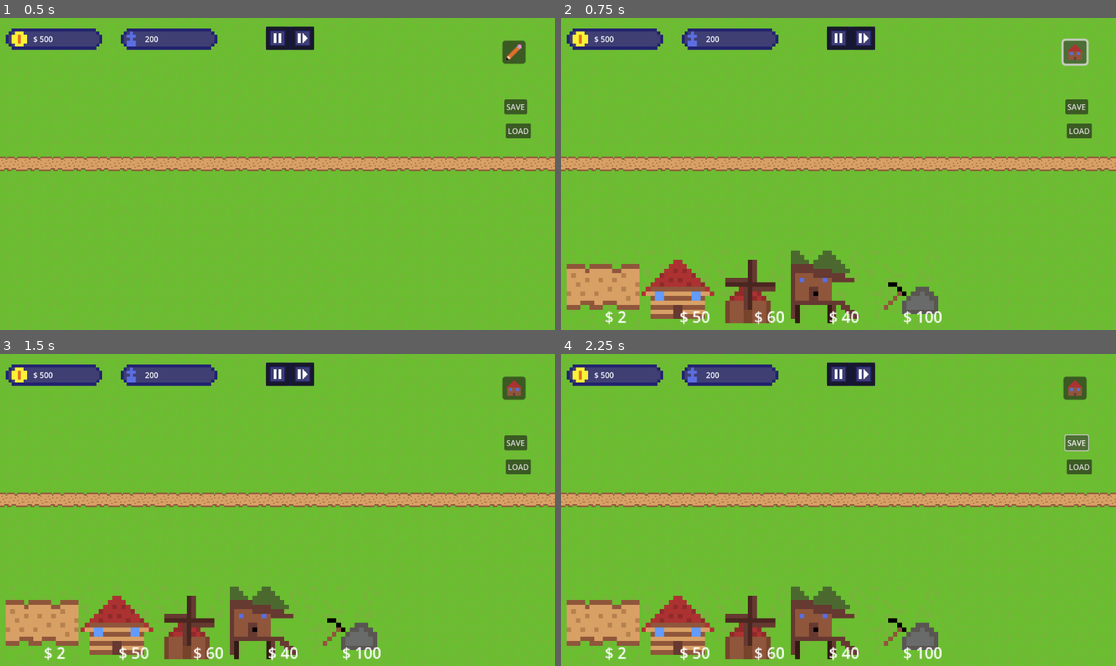
Above: before the commit, frames 1-4 (two rows, left to right).
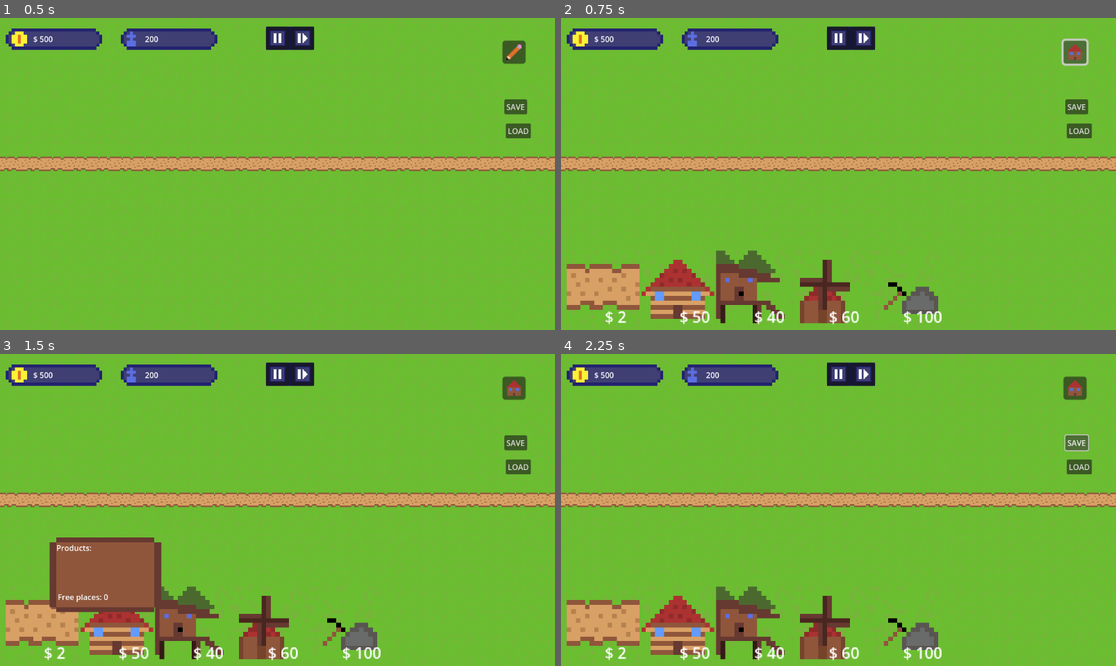
Above: after the commit, the same moments.

Repository: Dev-Karol1111/village
Game: Godot game, scene res://scenes/map.tscn
The game is run twice, just before and just after one commit, with the same random seed, the same clock (stepped at 60 frames per second) and the same inputs.
Inputs (mouse positions are in pixels of both pictures, inside the frame that each line leads up to):
- Up to frame 1 (0.5 s): no input
- Up to frame 2 (0.75 s): click (1077, 52) at 0.5 s
- Up to frame 3 (1.5 s): click (44, 622) at 1.27 s
- Up to frame 4 (2.25 s): click "SAVE" at 2 s

Frame 1 is identical in both runs. In frame 2, 4.2% of the frame differs, in the area x 27-54%, y 74-98%; in frame 3, 8.9%, in the area x 8-54%, y 58-98%; in frame 4, 4.2%.

Commit message:
Update building

Diff:
--- a/Builds/buildsList.tres
+++ b/Builds/buildsList.tres
@@ -12,5 +12,5 @@
 [resource]
 script = ExtResource("4_tqkvp")
 transport = Array[ExtResource("1_bkfmt")]([ExtResource("2_jj75n")])
-builds = Array[ExtResource("1_bkfmt")]([ExtResource("3_o5stl")])
-bettings = Array[ExtResource("1_o5stl")]([ExtResource("4_jj75n"), ExtResource("3_tqkvp"), ExtResource("4_scyvr")])
+build = Array[ExtResource("1_bkfmt")]([ExtResource("3_o5stl")])
+betting = Array[ExtResource("1_o5stl")]([ExtResource("3_tqkvp"), ExtResource("4_jj75n"), ExtResource("4_scyvr")])
--- a/Builds/house.tres
+++ b/Builds/house.tres
@@ -1,7 +1,10 @@
-[gd_resource type="Resource" script_class="BuildsBase" load_steps=4 format=3 uid="uid://dik053hq0ols3"]
+[gd_resource type="Resource" script_class="BuildsBase" load_steps=7 format=3 uid="uid://dik053hq0ols3"]
 
 [ext_resource type="Texture2D" uid="uid://bd0o121am4iuj" path="res://assets/titleset.png" id="1_khuho"]
+[ext_resource type="Script" uid="uid://bam7get7v1om5" path="res://scripts/product_base.gd" id="2_13vpj"]
 [ext_resource type="Script" uid="uid://cmhbmbcpdtriw" path="res://scripts/builds_base.gd" id="2_q8ves"]
+[ext_resource type="Resource" uid="uid://i3qpu4f8b68a" path="res://resources/products/wood.tres" id="3_36o3r"]
+[ext_resource type="Resource" uid="uid://vgb81ew8dnxx" path="res://resources/products/stone.tres" id="4_8i6jo"]
 
 [sub_resource type="AtlasTexture" id="AtlasTexture_13vpj"]
 atlas = ExtResource("1_khuho")
@@ -13,5 +16,10 @@
 game_texture_tileset_x = 2
 edit_texture = SubResource("AtlasTexture_13vpj")
 price = 50
-type = "builds"
+products_need_to_build = Dictionary[ExtResource("2_13vpj"), int]({
+ExtResource("3_36o3r"): 10,
+ExtResource("4_8i6jo"): 5
+})
+free_places = 3
+type = "build"
 metadata/_custom_type_script = "uid://cmhbmbcpdtriw"
--- a/Builds/lumberjack.tres
+++ b/Builds/lumberjack.tres
@@ -20,5 +20,9 @@
 game_texture_tileset_y = 1
 edit_texture = SubResource("AtlasTexture_xaw56")
 price = 40
-type = "bettings"
+products_need_to_build = Dictionary[ExtResource("2_bwo3i"), int]({
+ExtResource("4_i3ua7"): 5
+})
+free_places = 1
+type = "betting"
 metadata/_custom_type_script = "uid://cp850ln8fgsvp"
--- a/Builds/mill.tres
+++ b/Builds/mill.tres
@@ -1,9 +1,11 @@
-[gd_resource type="Resource" script_class="BettingBase" load_steps=6 format=3 uid="uid://mi7726j4eid3"]
+[gd_resource type="Resource" script_class="BettingBase" load_steps=8 format=3 uid="uid://mi7726j4eid3"]
 
 [ext_resource type="Texture2D" uid="uid://bd0o121am4iuj" path="res://assets/titleset.png" id="1_c3x0t"]
 [ext_resource type="Script" uid="uid://bam7get7v1om5" path="res://scripts/product_base.gd" id="2_3k1jn"]
 [ext_resource type="Script" uid="uid://cp850ln8fgsvp" path="res://scripts/betting_base.gd" id="2_c3x0t"]
 [ext_resource type="Resource" uid="uid://bv6dq1wsyjiv5" path="res://resources/products/flour.tres" id="3_70jsb"]
+[ext_resource type="Resource" uid="uid://i3qpu4f8b68a" path="res://resources/products/wood.tres" id="4_g5vrv"]
+[ext_resource type="Resource" uid="uid://vgb81ew8dnxx" path="res://resources/products/stone.tres" id="5_4qj0a"]
 
 [sub_resource type="AtlasTexture" id="AtlasTexture_3k1jn"]
 atlas = ExtResource("1_c3x0t")
@@ -23,5 +25,9 @@
 game_texture_tileset_x = 3
 edit_texture = SubResource("AtlasTexture_3k1jn")
 price = 60
-type = "bettings"
+products_need_to_build = Dictionary[ExtResource("2_3k1jn"), int]({
+ExtResource("4_g5vrv"): 2,
+ExtResource("5_4qj0a"): 2
+})
+type = "betting"
 metadata/_custom_type_script = "uid://cp850ln8fgsvp"
--- a/Builds/mine.tres
+++ b/Builds/mine.tres
@@ -1,9 +1,10 @@
-[gd_resource type="Resource" script_class="BettingBase" load_steps=6 format=3 uid="uid://b477cup162klk"]
+[gd_resource type="Resource" script_class="BettingBase" load_steps=7 format=3 uid="uid://b477cup162klk"]
 
 [ext_resource type="Texture2D" uid="uid://bd0o121am4iuj" path="res://assets/titleset.png" id="1_btysg"]
 [ext_resource type="Script" uid="uid://bam7get7v1om5" path="res://scripts/product_base.gd" id="2_c843u"]
 [ext_resource type="Script" uid="uid://cp850ln8fgsvp" path="res://scripts/betting_base.gd" id="3_6tjtf"]
 [ext_resource type="Resource" uid="uid://vgb81ew8dnxx" path="res://resources/products/stone.tres" id="3_c843u"]
+[ext_resource type="Resource" uid="uid://i3qpu4f8b68a" path="res://resources/products/wood.tres" id="4_6tjtf"]
 
 [sub_resource type="AtlasTexture" id="AtlasTexture_bc7so"]
 atlas = ExtResource("1_btysg")
@@ -21,5 +22,10 @@
 game_texture_tileset_y = 1
 edit_texture = SubResource("AtlasTexture_bc7so")
 price = 100
-type = "bettings"
+products_need_to_build = Dictionary[ExtResource("2_c843u"), int]({
+ExtResource("4_6tjtf"): 3,
+ExtResource("3_c843u"): 5
+})
+free_places = 1
+type = "betting"
 metadata/_custom_type_script = "uid://cp850ln8fgsvp"
--- a/Builds/road.tres
+++ b/Builds/road.tres
@@ -1,6 +1,7 @@
-[gd_resource type="Resource" script_class="BuildsBase" load_steps=4 format=3 uid="uid://4luwep32h1de"]
+[gd_resource type="Resource" script_class="BuildsBase" load_steps=5 format=3 uid="uid://4luwep32h1de"]
 
 [ext_resource type="Texture2D" uid="uid://bd0o121am4iuj" path="res://assets/titleset.png" id="1_nkwov"]
+[ext_resource type="Script" uid="uid://bam7get7v1om5" path="res://scripts/product_base.gd" id="2_fr20p"]
 [ext_resource type="Script" uid="uid://cmhbmbcpdtriw" path="res://scripts/builds_base.gd" id="2_ps3xv"]
 
 [sub_resource type="AtlasTexture" id="AtlasTexture_nkwov"]
--- a/scenes/ui/build_chose.tscn
+++ b/scenes/ui/build_chose.tscn
@@ -1,6 +1,11 @@
-[gd_scene load_steps=2 format=3 uid="uid://lysfh4571l4u"]
+[gd_scene load_steps=4 format=3 uid="uid://lysfh4571l4u"]
 
 [ext_resource type="Script" uid="uid://b8c3awv1frdms" path="res://scripts/ui/build_chose.gd" id="1_ge4it"]
+[ext_resource type="Texture2D" uid="uid://xyqd6jdeq2tg" path="res://assets/ui/ui-tileset.png" id="2_xafks"]
+
+[sub_resource type="AtlasTexture" id="AtlasTexture_2302f"]
+atlas = ExtResource("2_xafks")
+region = Rect2(0, 16, 16, 16)
 
 [node name="Build_chose" type="TextureRect"]
 offset_right = 40.0
@@ -28,5 +33,44 @@
 grow_vertical = 0
 scale = Vector2(2, 2)
 
+[node name="info" type="TextureRect" parent="."]
+layout_mode = 1
+anchors_preset = -1
+anchor_left = 0.6
+anchor_top = 0.35000002
+anchor_right = 0.6
+anchor_bottom = 0.35000002
+offset_top = -155.0
+offset_right = 232.0
+texture = SubResource("AtlasTexture_2302f")
+
+[node name="products" type="Label" parent="info"]
+layout_mode = 1
+anchors_preset = -1
+anchor_left = 0.062000003
+anchor_top = 0.063
+anchor_right = 0.062000003
+anchor_bottom = 0.063
+offset_left = 0.03999996
+offset_top = 0.030999899
+offset_right = 69.04
+offset_bottom = 23.031
+text = "Products:"
+
+[node name="free_places" type="Label" parent="info"]
+layout_mode = 1
+anchors_preset = -1
+anchor_left = 0.075
+anchor_top = 0.72300005
+anchor_right = 0.075
+anchor_bottom = 0.72300005
+offset_left = 0.024999619
+offset_top = -0.037002563
+offset_right = 40.025
+offset_bottom = 22.962997
+text = "Free places: "
+
 [connection signal="resized" from="." to="." method="_on_resized"]
+[connection signal="mouse_entered" from="TextureButton" to="." method="_on_texture_button_mouse_entered"]
+[connection signal="mouse_exited" from="TextureButton" to="." method="_on_texture_button_mouse_exited"]
 [connection signal="pressed" from="TextureButton" to="." method="_on_texture_button_pressed"]
--- a/scripts/ItemList.gd
+++ b/scripts/ItemList.gd
@@ -3,5 +3,5 @@
 class_name BuildsList
 
 @export var transport : Array[BuildsBase]
-@export var builds : Array[BuildsBase]
-@export var bettings : Array[BettingBase]
+@export var build : Array[BuildsBase]
+@export var betting : Array[BettingBase]
--- a/scripts/autoload/managment.gd
+++ b/scripts/autoload/managment.gd
@@ -12,9 +12,12 @@
 
 var speed_time := 1
 
+var free_places : Dictionary[BuildsBase, int]
+
 @onready var running := true
 
 func _ready() -> void:
+	init()
 	production_loop()
 
 func production_loop() -> void:
@@ -39,3 +42,9 @@
 			await get_tree().create_timer(speed_time).timeout
 		else:
 			await get_tree().process_frame
+
+func init():
+	var build_list = load("res://Builds/buildsList.tres")
+	for bett in build_list.betting:
+		if bett.free_places > 0:
+			free_places.set(bett, bett.free_places)
--- a/scripts/builds_base.gd
+++ b/scripts/builds_base.gd
@@ -8,4 +8,6 @@
 @export var game_texture_tileset_y : int
 @export var edit_texture : Texture2D
 @export var price : int = 0
-@export_enum("transport", "builds" ,"bettings") var type = "Chose type"
+@export var products_need_to_build : Dictionary[ProductBase, int] = {}
+@export var free_places : int = 0
+@export_enum("transport", "build" ,"betting") var type := "Chose type"
--- a/scripts/map.gd
+++ b/scripts/map.gd
@@ -3,10 +3,12 @@
 @onready var tilemap_layer: TileMapLayer = $TileMapLayer
 @onready var ui_opened_node : Node = $Mode/opened
 
-var block : Array = [Vector2i(1,0), 0, 0, 0, "transport"] # title cord, source, price, index, list
+var block = ["transport", 0] # title cord, source, price, index, list | new - list, index
+var block_data : BuildsBase
 
 func _unhandled_input(event: InputEvent) -> void:
 	if event is InputEventMouseButton and event.pressed:
+		block_data = load("res://Builds/buildsList.tres").get(block[0])[block[1]]
 		var mouse_pos = get_global_mouse_position()
 		var local_pos = tilemap_layer.to_local(mouse_pos)
 		var tile_coords = Vector2i(int(floor(local_pos.x / 16)), int(floor(local_pos.y / 16)))
@@ -22,7 +24,7 @@
 		_open_build_ui(tile_coords)
 		return
 
-	if not _can_afford(block[2]):
+	if not _can_afford():
 		return
 
 	if not _can_place_block(tile_coords):
@@ -50,25 +52,45 @@
 			ui_opened_node.add_child(ui)
 			return
 
-func _can_afford(cost: int) -> bool:
-	return Managment.moneys - cost >= 0
+func _can_afford() -> bool:
+	if block_data in Managment.free_places:
+		return true
+	for product in block_data.products_need_to_build.keys():
+		var value
+		if Managment.products.get(product.name):
+			value = Managment.products.get(product.name)
+		else:
+			value = 0
+		if block_data.products_need_to_build[product] <= value:
+			pass
+		else:
+			return false
+	return true
+	#return Managment.moneys - cost >= 0
 
 func _can_place_block(tile_coords: Vector2i) -> bool:
 	var cell = tilemap_layer.get_cell_atlas_coords(tile_coords)
-	return not (cell == block[0] or cell != Vector2i(0,0))
+	return not (cell == Vector2i(block_data.game_texture_tileset_x, block_data.game_texture_tileset_y) or cell != Vector2i(0,0))
 
 func _place_block(tile_coords: Vector2i) -> void:
-	if block[4] == "bettings":
-		Managment.betting.append(load("res://Builds/buildsList.tres").bettings[block[3]])
+	if block_data.type == "betting":
+		Managment.betting.append(block_data)
 
-	if block[0] == Vector2i(1,0): # droga
+	if Vector2i(block_data.game_texture_tileset_x, block_data.game_texture_tileset_y) == Vector2i(1,0): # droga
 		var data = check_road(tile_coords.x, tile_coords.y)
-		tilemap_layer.set_cell(tile_coords, block[1], data[0], data[1])
+		tilemap_layer.set_cell(tile_coords, 0, data[0], data[1]) #0 - source
 		_update_roads_around(tile_coords)
 	else:
-		tilemap_layer.set_cell(tile_coords, block[1], block[0])
+		tilemap_layer.set_cell(tile_coords, 0, Vector2i(block_data.game_texture_tileset_x, block_data.game_texture_tileset_y)) #0 - source
 
-	Managment.moneys -= block[2]
+	#Managment.moneys -= block_data.price
+	if block_data in Managment.free_places:
+		Managment.free_places[block_data] -= 1
+		if Managment.free_places[block_data] <= 0:
+			Managment.free_places.erase(block_data)
+	else:
+		for product in block_data.products_need_to_build.keys():
+			Managment.products[product.name] -= block_data.products_need_to_build[product]
 	Signals.data_changed_ui.emit()
 
 func _remove_block(tile_coords: Vector2i) -> void:
@@ -78,7 +100,7 @@
 			Managment.betting.erase(bett)
 			break
 	tilemap_layer.set_cell(tile_coords, 0, Vector2i(0,0))
-	if block[0] == Vector2i(1,0):
+	if Vector2i(block_data.game_texture_tileset_x, block_data.game_texture_tileset_y) == Vector2i(1,0):
 		_update_roads_around(tile_coords)
 
 func _update_roads_around(tile_coords: Vector2i) -> void:
@@ -141,14 +163,14 @@
 		new_block = Vector2i(0,3)
 		radio = degrees[270]
 	elif block_map[0] or block_map[2]:
-		new_block = block[0]
+		new_block = Vector2i(block_data.game_texture_tileset_x, block_data.game_texture_tileset_y)
 		radio = degrees[90]
 	else:
-		new_block = block[0]
+		new_block = Vector2i(block_data.game_texture_tileset_x, block_data.game_texture_tileset_y)
 		radio = 0
 
 	if !second:
 		return [new_block, radio]
 	else:
 		if (tilemap_layer.get_cell_atlas_coords(pos) in blocks):
-			tilemap_layer.set_cell(Vector2i(x,y), block[1] , new_block, radio)
+			tilemap_layer.set_cell(Vector2i(x,y), 0 , new_block, radio) #0 - source
--- a/scripts/save_managment.gd
+++ b/scripts/save_managment.gd
@@ -26,8 +26,11 @@
 			Managment.betting.clear()
 			print(info["bettings_builds"])
 			for build_data in info["bettings_builds"]:
-				Managment.betting.append(load("res://Builds/buildsList.tres").bettings[int(build_data[1])])
-
+				Managment.betting.append(load("res://Builds/buildsList.tres").betting[int(build_data[1])])
+		if info.has("free_places"):
+			Managment.free_places.clear()
+			for free_place in info["free_places"].keys():
+				Managment.free_places.set(load("res://Builds/buildsList.tres").betting[int(free_place[1])], info["free_places"][free_place])
 	Signals.data_changed_ui.emit()
 
 func save(tilemap: TileMapLayer):
@@ -43,10 +46,14 @@
 				   "money": Managment.moneys,
 				   "people": Managment.people,
 				   "bettings_builds": [],
+	               "free_places" : [],
 			   }
 
 	for b in Managment.betting:
 		info["bettings_builds"].append(b.get_data())
 
+	for f in Managment.free_places:
+		info["free_places"].append(f.get_data())
+
 	file.store_string(JSON.stringify(info))
 	file.close()
--- a/scripts/ui/build_chose.gd
+++ b/scripts/ui/build_chose.gd
@@ -6,18 +6,39 @@
 @onready var price_label : Label = $Label
 @onready var button : TextureButton = $TextureButton
 
+@onready var info_box : TextureRect = $info
+@onready var products_label : Label = $"info/products"
+@onready var free_places_label : Label = $"info/free_places"
 # Called when the node enters the scene tree for the first time.
 func _ready() -> void:
 	texture = data.edit_texture
 	price_label.text = "$ %s" % data.price
+	info_box.visible = false
+	update_data()
+	Signals.data_changed_build_info.connect(update_data)
 
 # Called every frame. 'delta' is the elapsed time since the previous frame.
 func _process(_delta: float) -> void:
 	pass
 
+func update_data():
+	var products_text := "Products: \n"
+	for need_product in data.products_need_to_build.keys():
+		var value
+		if Managment.products.has(need_product.name):
+			value = Managment.products[need_product.name]
+		else:
+			value = 0
+		products_text += " * %s %s/%s \n" % [need_product.name, value, data.products_need_to_build[need_product]]
+
+	products_label.text = products_text
+	if Managment.free_places.has(data):
+		free_places_label.text = "Free places: %s" % Managment.free_places[data]
+	else:
+		free_places_label.text = "Free places: 0"
 
 func _on_texture_button_pressed() -> void:
-	edit_menu.set_block(data.game_texture_tileset_x, data.game_texture_tileset_y, 0 ,data.price, load("res://Builds/buildsList.tres").get(data.type).find(data), data.type)
+	edit_menu.set_block(data)
 
 
 func _on_resized() -> void:
@@ -25,3 +46,11 @@
 		var aspect = float(texture.get_width()) / texture.get_height()
 		custom_minimum_size = Vector2(size.y * aspect, size.y)
 		button.custom_minimum_size = custom_minimum_size
+
+
+func _on_texture_button_mouse_entered() -> void:
+	info_box.visible = true
+
+
+func _on_texture_button_mouse_exited() -> void:
+	info_box.visible = false
--- a/scripts/ui/edit.gd
+++ b/scripts/ui/edit.gd
@@ -8,8 +8,8 @@
 
 var map : Node
 
-func set_block(x : int, y: int, source := 0, price := 0, build_index := 0, type := "transport"):
-	map.block = [Vector2i(x ,y), source, price, build_index, type]
+func set_block(block_data: BuildsBase):
+	map.block = [block_data.type, load("res://Builds/buildsList.tres").get(block_data.type).find(block_data)]
 
 
 func _ready() -> void:
@@ -18,7 +18,8 @@
 	render_build_select()
 
 func render_build_select():
-	var data = [Build_list_resource.transport, Build_list_resource.builds, Build_list_resource.bettings]
+	var data = [Build_list_resource.transport, Build_list_resource.build, Build_list_resource.betting]
+	var build_index := 100
 	for current_array in data:
 		for build in current_array:
 			if build:
@@ -29,7 +30,9 @@
 				tex_rect.size_flags_horizontal = Control.SIZE_SHRINK_CENTER
 				tex_rect.data = build
 				tex_rect.edit_menu = self
+				tex_rect.z_index = build_index
 				Builds_choos.add_child(tex_rect)
+				build_index -= 1
 func change_visible_func(visible):
 	for child in self.get_children():
 		child.visible = visible
Not shown, added: export_presets.cfg
